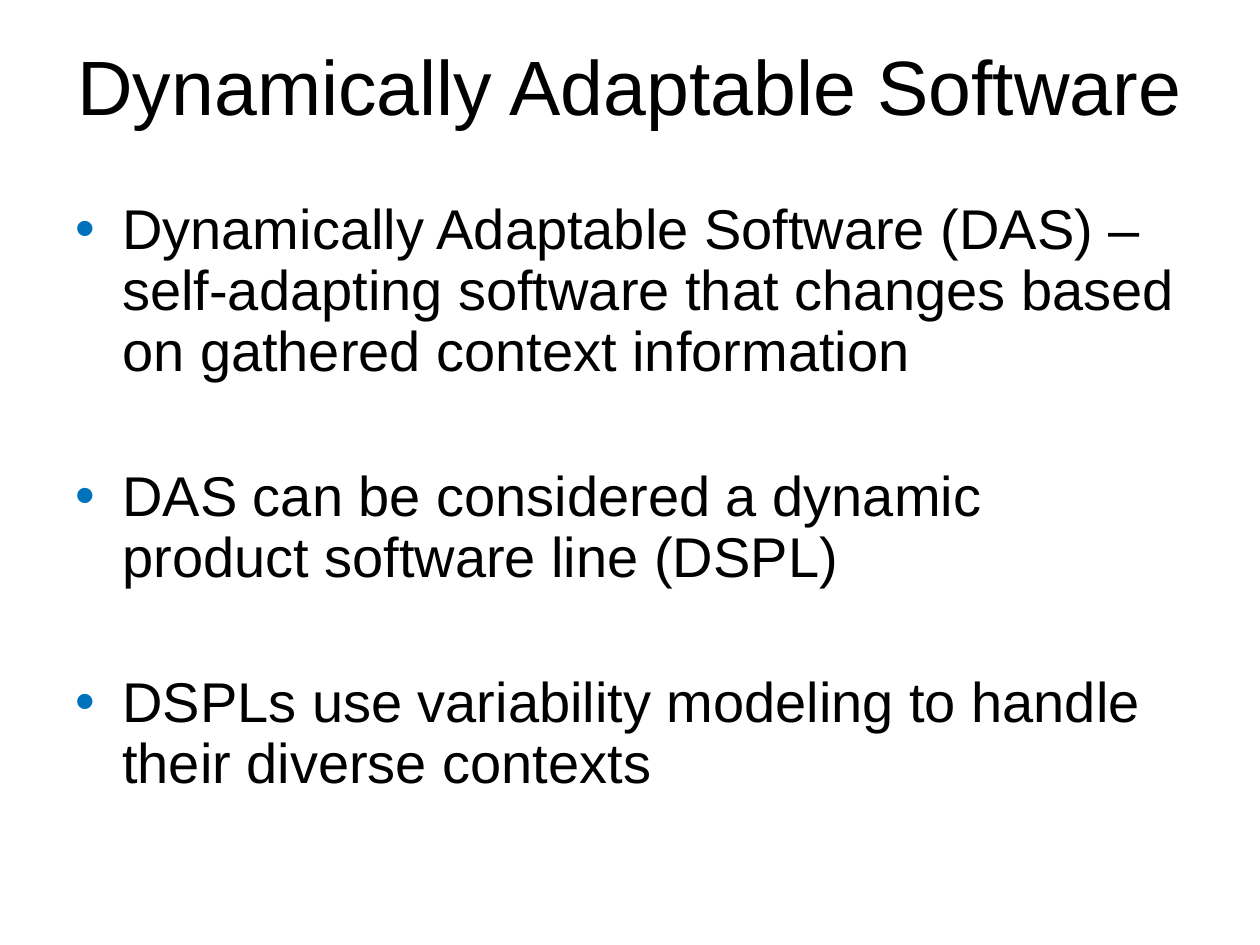
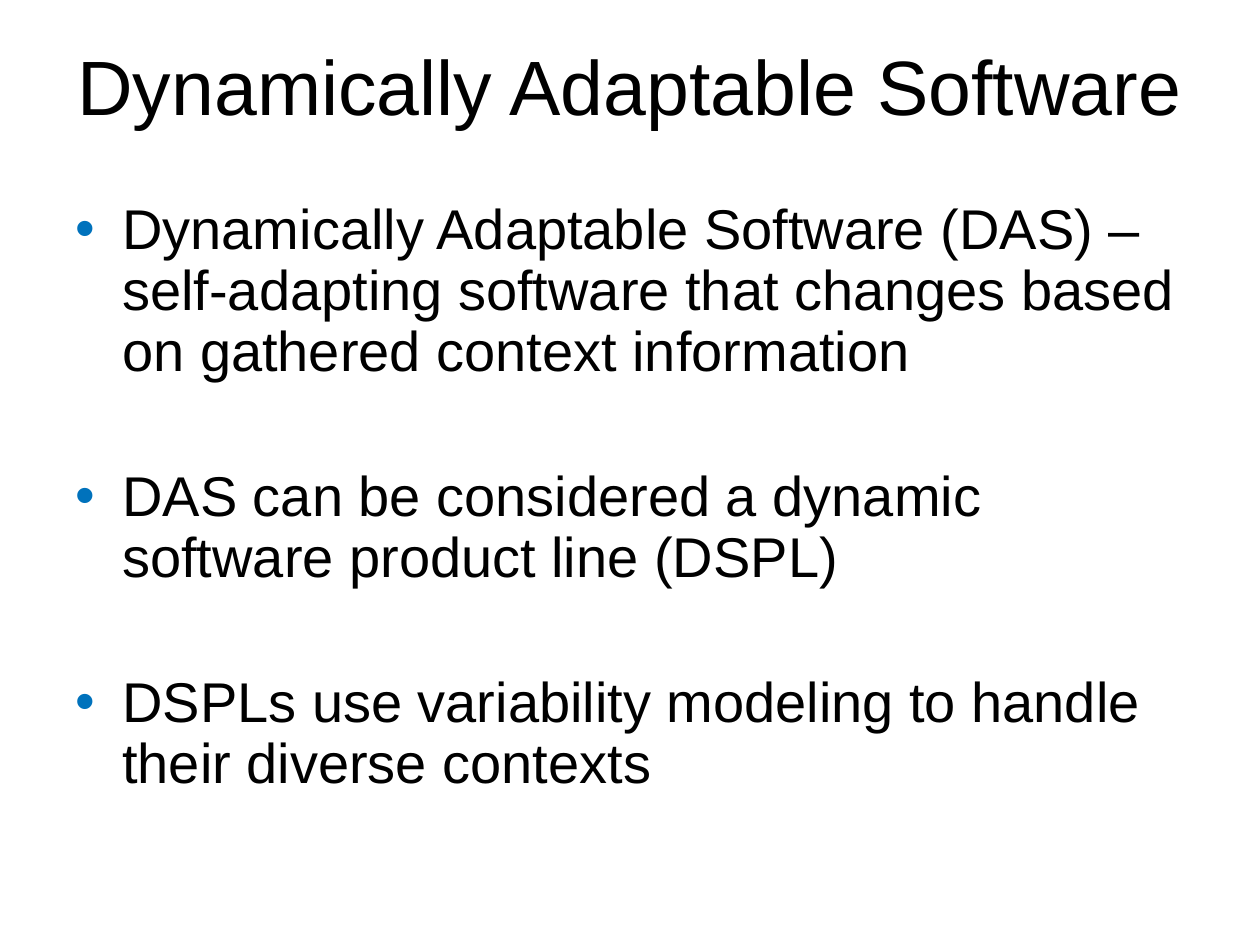
Before and after one commit to Ruthvicp/CS5551_Team_11_Project, a slide deck: slide 2 of Documentation/DAS.ppt. Drawn at 1260x945 pixels with LibreOffice and Linux fonts; fonts in the diff are those of the drawing; background and template pictures are left out. Boxes give left, top, right and bottom in pixels: in the first picture for what was removed or moved away, otherwise in the second. Text is boxed around its words. In the diff, an @@ line names an element or a change of style, - is before the commit and + after.

Commit message:
another minor change

```diff
--- a/Documentation/DAS.ppt
+++ b/Documentation/DAS.ppt
@@ text at <box>122,475,982,587</box>: text changed @@
-• DAS can be considered a dynamic product software line (DSPL)
+• DAS can be considered a dynamic software product line (DSPL)
```
